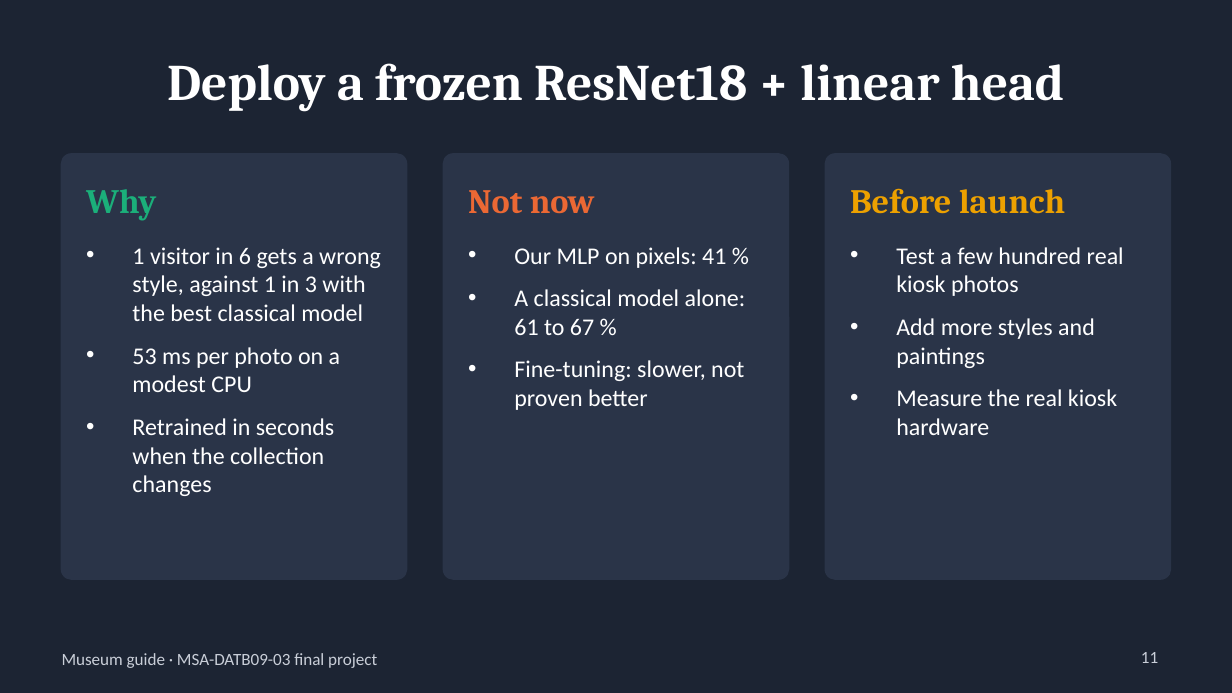
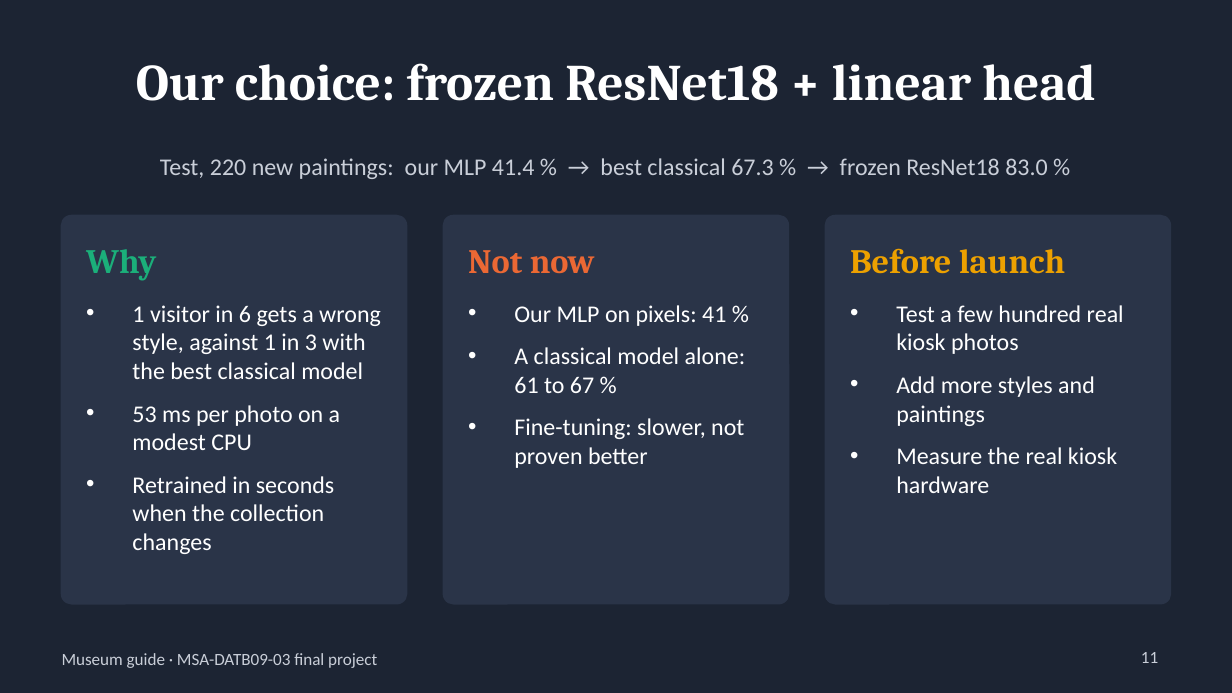
Before and after one commit to BenjaminAHS/neural-network-project, a slide deck: slide 11 of docs/museum_guide_presentation.pptx. Drawn at 1232x693 pixels with LibreOffice and Linux fonts; fonts in the diff are those of the drawing. Boxes give left, top, right and bottom in pixels: in the first picture for what was removed or moved away, otherwise in the second. Text is boxed around its words. In the diff, an @@ line names an element or a change of style, - is before the commit and + after.

```diff
--- a/docs/museum_guide_presentation.pptx
+++ b/docs/museum_guide_presentation.pptx
@@ title at [136,63,1095,101]: text changed @@
-Deploy a frozen ResNet18 + linear head
+Our choice: frozen ResNet18 + linear head
@@ text added at [160,158,1047,179], 14 pt, text #C9CED8 @@
+Test, 220 new paintings: our MLP 41.4 % → best classical 67.3 % → frozen ResNet18 83.0 %
@@ rounded rectangle: place and size @@
-rounded rectangle at [62,154,407,579]
+rounded rectangle at [62,216,407,604]
@@ rounded rectangle: place and size @@
-rounded rectangle at [444,154,788,579]
+rounded rectangle at [444,216,788,604]
@@ rounded rectangle: place and size @@
-rounded rectangle at [825,154,1170,579]
+rounded rectangle at [825,216,1170,604]
@@ 3 texts: place and size @@
-3 texts at [86,188,1065,221]
+3 texts at [86,248,1065,281]
@@ text "1 visitor in 6 gets ...": place and size @@
-text "1 visitor in 6 gets ..." at [132,247,381,496]
+text "1 visitor in 6 gets ..." at [132,305,381,554]
@@ text "Our MLP on pixels: 41 ...": place and size @@
-text "Our MLP on pixels: 41 ..." at [514,247,746,410]
+text "Our MLP on pixels: 41 ..." at [514,305,746,468]
@@ text "Test a few hundred real ...": place and size @@
-text "Test a few hundred real ..." at [896,247,1124,435]
+text "Test a few hundred real ..." at [896,305,1124,493]
```
Also in this commit, not shown: 8 other slides changed, 1 slide added, 1 slide removed, 9 other files.
